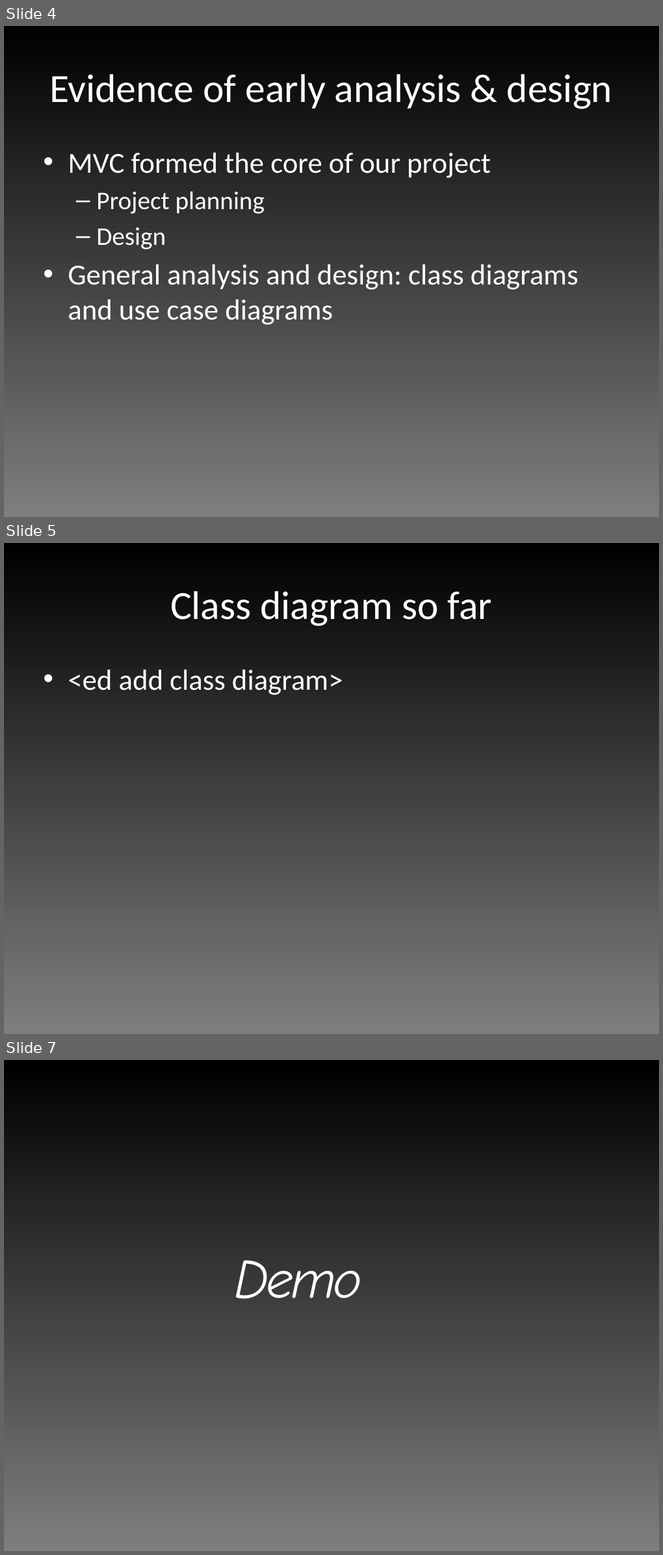
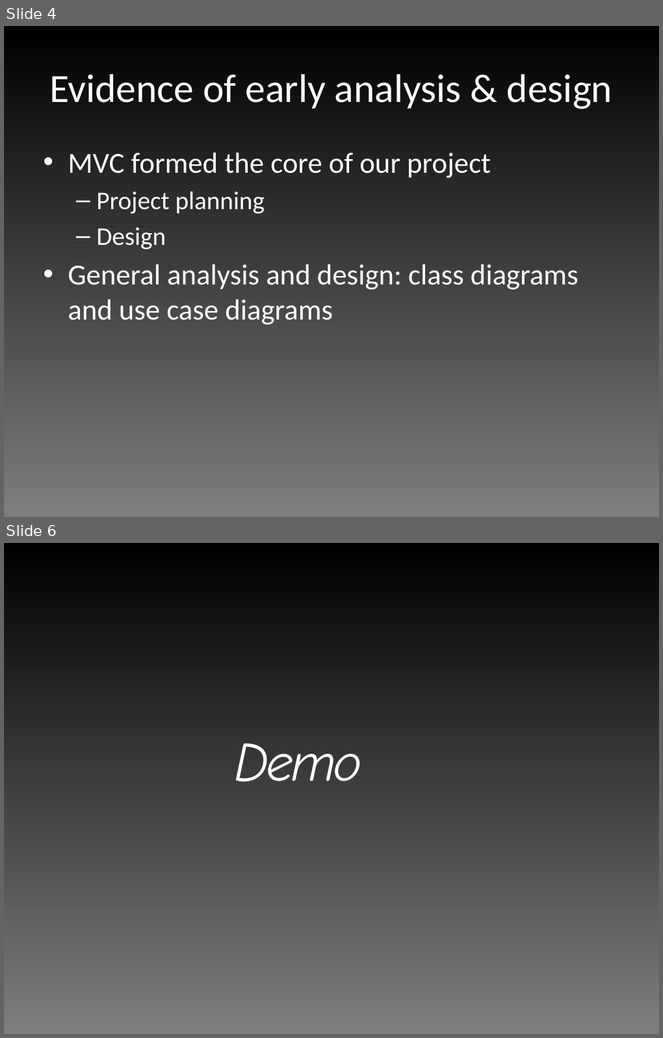
Before and after one commit to edderick/RunwayRedeclaration, a slide deck: doc/D2/Slides.pptx. Shown one above the other, each under a label of ours: slides 4, 5 and 7 before the commit, slides 4 and 6 after it; the slides between them are not shown. The pictures are 663x1555 and 663x1038 pixels, drawn with LibreOffice and Linux fonts; fonts in the diff are those of the drawing. Boxes give left, top, right and bottom in pixels: in the first picture for what was removed or moved away, otherwise in the second. Text is boxed around its words. In the diff, an @@ line names an element or a change of style, - is before the commit and + after.

```diff
--- a/doc/D2/Slides.pptx
+++ b/doc/D2/Slides.pptx
@@ slide 5 removed at box(4, 543, 659, 1034), background gradient #7F7F7F to #000000 @@
@@ title removed at box(170, 591, 493, 626) @@
-Class diagram so far
@@ text removed at box(68, 670, 343, 695) @@
-• <ed add class diagram>
@@ what was slide 7 is now slide 6 @@
```
Also in this commit, not shown: 1 slide changed, 2 other files.
